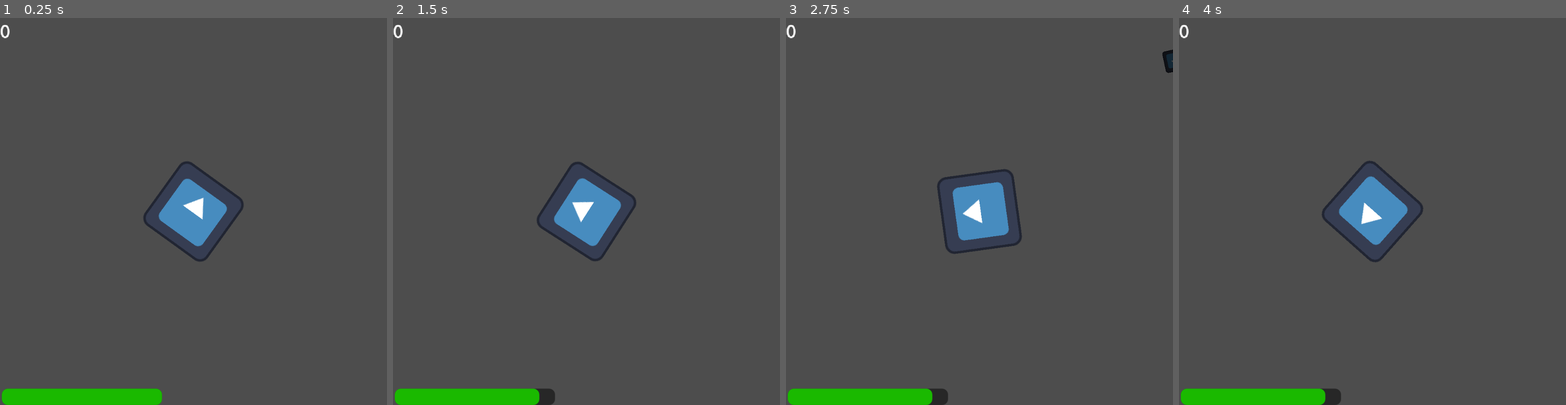
Above: before the commit, frames 1-4 (left to right).
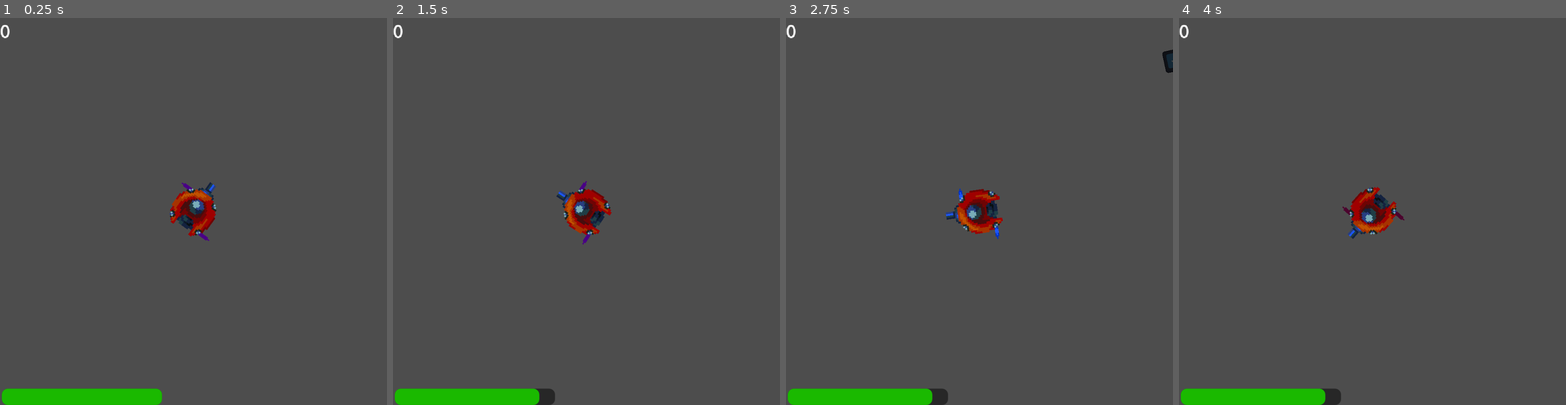
Above: after the commit, the same moments.

Repository: Wife-Haver/JuniperDevJam
Game: Godot game, scene res://Scenes/main.tscn
The game is run twice, just before and just after one commit, with the same random seed, the same clock (stepped at 60 frames per second) and the same inputs. The engine's default icon, where the game draws it, is replaced by a stand-in: a white triangle on a blue panel in a dark square.
Inputs:
- Up to frame 1 (0.25 s): no input
- Up to frame 2 (1.5 s): hold Q (flip_spin) 0.53-1.28 s; tap L (blah) at 1.35 s
- Up to frame 3 (2.75 s): tap Q (flip_spin) at 1.55 s; hold Q (flip_spin) from 2.03 s (still down)
- Up to frame 4 (4 s): release Q (flip_spin) at 2.78 s; tap Space (shoot) at 2.85 s; tap Q (flip_spin) at 3.05 s; hold Q (flip_spin) from 3.53 s (still down)

The runs differ from the first frame. In frame 1, 2.4% of the frame differs, in the area x 37-63%, y 37-63%; in frame 2, 2.4%; in frame 3, 2.3%; in frame 4, 2.4%.

Commit message:
added assets
-new player ship sprite
-added thrusters animations

Diff:
--- a/Scenes/main.tscn
+++ b/Scenes/main.tscn
@@ -72,7 +72,6 @@
 player = NodePath("../../../../Player")
 
 [node name="EnemyShipPath2" type="Path2D" parent="Paths" unique_id=482328991]
-visible = false
 position = Vector2(0, 644)
 rotation = -1.5707964
 curve = SubResource("Curve2D_jjvhh")
--- a/Scenes/player.tscn
+++ b/Scenes/player.tscn
@@ -1,43 +1,140 @@
 [gd_scene format=3 uid="uid://bgpj1j7vpry5s"]
 
 [ext_resource type="Script" uid="uid://cvl6ac4ybxof5" path="res://Scripts/Player/player.gd" id="1_cvnsp"]
-[ext_resource type="Texture2D" uid="uid://bf3o57s62bg5c" path="res://icon.svg" id="1_v0iea"]
+[ext_resource type="Texture2D" uid="uid://c5w4vsmeo2lf2" path="res://Assets/Spaceships.png" id="2_fkybt"]
 [ext_resource type="Script" uid="uid://ioj3xedbimuf" path="res://Scripts/Player/movement.gd" id="3_6t5aa"]
 [ext_resource type="Script" uid="uid://cshujio7i307a" path="res://Scripts/Player/shooting.gd" id="4_vgqql"]
+[ext_resource type="Script" uid="uid://bwiqv6cxtlmhp" path="res://Scripts/Player/thruster_anim.gd" id="5_8erm5"]
+[ext_resource type="Texture2D" uid="uid://dd1w6kssfgmfs" path="res://Assets/Guns.png" id="5_fkybt"]
+[ext_resource type="Texture2D" uid="uid://cqu3t0urcuwfg" path="res://Assets/Turrets.png" id="5_x3wgy"]
+[ext_resource type="Texture2D" uid="uid://hh76wctj7g6x" path="res://Assets/Thruster_02.png" id="7_3smsa"]
 
 [sub_resource type="CircleShape2D" id="CircleShape2D_cvnsp"]
-radius = 76.105194
+radius = 41.01219
+
+[sub_resource type="AtlasTexture" id="AtlasTexture_8erm5"]
+atlas = ExtResource("7_3smsa")
+region = Rect2(0, 0, 16, 16)
+
+[sub_resource type="AtlasTexture" id="AtlasTexture_f1ek2"]
+atlas = ExtResource("7_3smsa")
+region = Rect2(16, 0, 16, 16)
+
+[sub_resource type="AtlasTexture" id="AtlasTexture_tx1dd"]
+atlas = ExtResource("7_3smsa")
+region = Rect2(32, 0, 16, 16)
+
+[sub_resource type="AtlasTexture" id="AtlasTexture_gymyn"]
+atlas = ExtResource("7_3smsa")
+region = Rect2(48, 0, 16, 16)
+
+[sub_resource type="SpriteFrames" id="SpriteFrames_pu2lt"]
+animations = [{
+"frames": [{
+"duration": 1.0,
+"texture": SubResource("AtlasTexture_8erm5")
+}, {
+"duration": 1.0,
+"texture": SubResource("AtlasTexture_f1ek2")
+}, {
+"duration": 1.0,
+"texture": SubResource("AtlasTexture_tx1dd")
+}, {
+"duration": 1.0,
+"texture": SubResource("AtlasTexture_gymyn")
+}],
+"loop": true,
+"name": &"default",
+"speed": 7.0
+}]
 
 [node name="Player" type="CharacterBody2D" unique_id=1870216369]
 collision_mask = 28
 script = ExtResource("1_cvnsp")
 
 [node name="Sprite2D" type="Sprite2D" parent="." unique_id=577613862]
-texture = ExtResource("1_v0iea")
+z_index = 2
+rotation = -1.5707964
+scale = Vector2(3, 3)
+texture = ExtResource("2_fkybt")
+region_enabled = true
+region_rect = Rect2(148, 84, 24, 24)
 
 [node name="CollisionShape2D" type="CollisionShape2D" parent="." unique_id=1372922246]
 shape = SubResource("CircleShape2D_cvnsp")
 
 [node name="Scripts" type="Node" parent="." unique_id=1468524808]
 
-[node name="Movement" type="Node" parent="Scripts" unique_id=2091488820 node_paths=PackedStringArray("player")]
+[node name="Movement" type="Node" parent="Scripts" unique_id=2091488820 node_paths=PackedStringArray("player", "thruster_anim")]
 script = ExtResource("3_6t5aa")
 player = NodePath("../..")
+thruster_anim = NodePath("../../ClockWise1")
 
 [node name="Shooting" type="Node" parent="Scripts" unique_id=1805270865 node_paths=PackedStringArray("gun_barrel", "player")]
 script = ExtResource("4_vgqql")
-gun_barrel = NodePath("../../Gun/Sprite2D/GunBarrel")
+gun_barrel = NodePath("../../Gun/Barrel/GunBarrel")
+player = NodePath("../..")
+
+[node name="ThrusterAnim" type="Node" parent="Scripts" unique_id=304458797 node_paths=PackedStringArray("clock_wise_1", "clock_wise_2", "not_clock_wise_1", "not_clock_wise_2", "player")]
+script = ExtResource("5_8erm5")
+clock_wise_1 = NodePath("../../ClockWise1")
+clock_wise_2 = NodePath("../../ClickWise2")
+not_clock_wise_1 = NodePath("../../NotClockWise1")
+not_clock_wise_2 = NodePath("../../NotClockWise2")
 player = NodePath("../..")
 
 [node name="Gun" type="Node2D" parent="." unique_id=1799373774]
 position = Vector2(0, -60)
 
-[node name="Sprite2D" type="Sprite2D" parent="Gun" unique_id=542659035]
+[node name="Base" type="Sprite2D" parent="Gun" unique_id=418333751]
+z_index = 1
+position = Vector2(5.9604645e-08, 34.5)
+rotation = -1.5707964
+scale = Vector2(3, 3)
+texture = ExtResource("5_x3wgy")
+region_enabled = true
+region_rect = Rect2(24, 25, 14, 14)
+
+[node name="Barrel" type="Sprite2D" parent="Gun" unique_id=542659035]
+position = Vector2(0, 24)
+rotation = -1.5707964
+scale = Vector2(3, 3)
+texture = ExtResource("5_fkybt")
+region_enabled = true
+region_rect = Rect2(25, 27, 23, 10)
+
+[node name="GunBarrel" type="Marker2D" parent="Gun/Barrel" unique_id=992768062]
+position = Vector2(6.666667, 2.9140924e-07)
+gizmo_extents = 50.0
+
+[node name="ClockWise1" type="AnimatedSprite2D" parent="." unique_id=1044596850]
+position = Vector2(43, 25)
+scale = Vector2(2, 2)
+sprite_frames = SubResource("SpriteFrames_pu2lt")
+autoplay = "default"
+frame_progress = 0.635388
+
+[node name="ClickWise2" type="AnimatedSprite2D" parent="." unique_id=1142167584]
+position = Vector2(-37, -28)
+rotation = -3.1415925
+scale = Vector2(2, 2)
+sprite_frames = SubResource("SpriteFrames_pu2lt")
+autoplay = "default"
+frame_progress = 0.90403104
+
+[node name="NotClockWise1" type="AnimatedSprite2D" parent="." unique_id=1777333792]
 visible = false
-position = Vector2(0, 15)
-scale = Vector2(0.125, 0.2500001)
-texture = ExtResource("1_v0iea")
+position = Vector2(36, -26)
+scale = Vector2(2, 2)
+sprite_frames = SubResource("SpriteFrames_pu2lt")
+autoplay = "default"
+frame_progress = 0.41384244
 
-[node name="GunBarrel" type="Marker2D" parent="Gun/Sprite2D" unique_id=992768062]
-position = Vector2(0, 23.999992)
-gizmo_extents = 50.0
+[node name="NotClockWise2" type="AnimatedSprite2D" parent="." unique_id=729980029]
+visible = false
+position = Vector2(-43, 23)
+rotation = 3.1415927
+scale = Vector2(2, 2)
+sprite_frames = SubResource("SpriteFrames_pu2lt")
+autoplay = "default"
+frame_progress = 0.2695994
--- a/Scripts/Player/movement.gd
+++ b/Scripts/Player/movement.gd
@@ -4,6 +4,10 @@
 var rotate_speed:float = 2.5
 
 var spin_direction: int = 1  # 1 = clockwise, -1 = counterclockwise
+
+@export var thruster_anim: AnimatedSprite2D
+
+
 
 func _physics_process(delta):
 	rotate(delta)
@@ -14,3 +18,4 @@
 func _unhandled_input(event):
 	if event.is_action_pressed("flip_spin"):
 		spin_direction *= -1
+		player.switch_spin.emit(spin_direction)
--- a/Scripts/Player/player.gd
+++ b/Scripts/Player/player.gd
@@ -1,2 +1,4 @@
 class_name Player
 extends CharacterBody2D
+
+signal switch_spin(dir:int)
--- /dev/null
+++ b/Scripts/Player/thruster_anim.gd
@@ -0,0 +1,26 @@
+extends Node
+@export var clock_wise_1: AnimatedSprite2D
+@export var clock_wise_2: AnimatedSprite2D
+@export var not_clock_wise_1: AnimatedSprite2D
+@export var not_clock_wise_2: AnimatedSprite2D
+
+@export var player: Player
+
+func _ready():
+	player.switch_spin.connect(on_switch_spin)
+
+func on_switch_spin(dir:int)->void:
+
+	if dir == 1: #clockwise:
+		clock_wise_1.visible = true
+		clock_wise_2.visible = true
+
+		not_clock_wise_1.visible = false
+		not_clock_wise_2.visible = false
+	else:
+
+		clock_wise_1.visible = false
+		clock_wise_2.visible = false
+
+		not_clock_wise_1.visible = true
+		not_clock_wise_2.visible = true
--- a/Scripts/enemy_ship_spawner.gd
+++ b/Scripts/enemy_ship_spawner.gd
@@ -29,6 +29,8 @@
 
 	# Kick off the very first spawn cycle.
 	timer.start()
+
+
 
 func _process(delta: float) -> void:
 	if ship1_is_active:
Binary file added: Assets/Guns.png
Not shown, changed: Assets/Guns.png.import
Binary file added: Assets/Missiles.png
Not shown, added: Assets/Missiles.png.import
Binary file added: Assets/Spaceships.png
Not shown, added: Assets/Spaceships.png.import
Binary file added: Assets/Thruster_01.png
Not shown, added: Assets/Thruster_01.png.import
Binary file added: Assets/Thruster_02.png
Not shown, changed: Assets/Thruster_02.png.import
Binary file added: Assets/Turrets.png
Not shown, added: Assets/Turrets.png.import
(and 3 more such lines)
